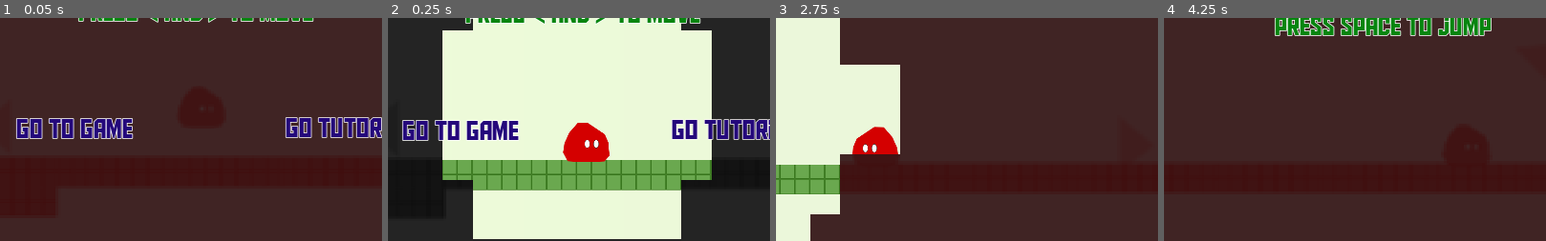
Above: before the commit, frames 1-4 (left to right).
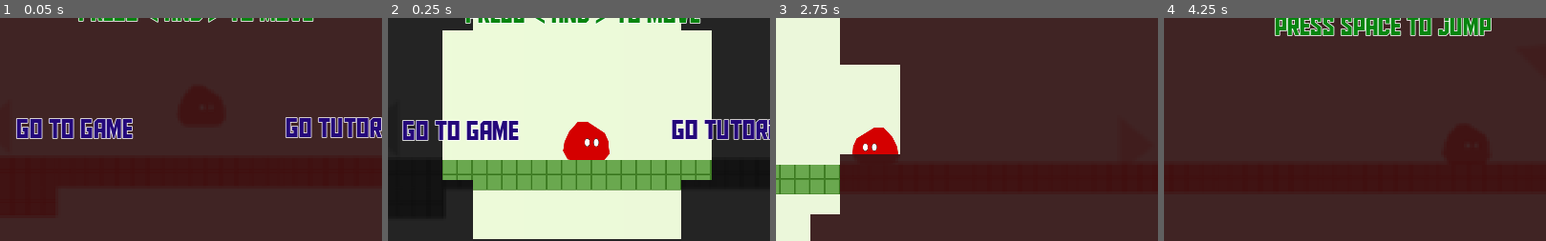
Above: after the commit, the same moments.

Repository: glitchcore/comfort
Game: Godot game, scene res://Scenes/BaseLevel.tscn
Same seed, same stepped clock (60 frames per second), same inputs: the game is played once before the commit and once after it.
Inputs:
- Up to frame 1 (0.05 s): no input
- Up to frame 2 (0.25 s): no input
- Up to frame 3 (2.75 s): tap Space (jump) at 0.5, 0.77, 1.25, 1.52, 2 s; hold Right (ui_right) 0.53-2.03 s; hold Left (ui_left) from 2.03 s (still down)
- Up to frame 4 (4.25 s): tap Space (jump) at 2.75, 3.02, 3.5, 3.77 s; release Left (ui_left) at 2.78 s; hold Right (ui_right) from 2.78 s (still down)
The pictures show only the part of the screen within x 24-74%, y 27-77%; the shares and areas given below are measured in that part.

The runs differ from the first frame. In frame 2, 0.3% of the frame differs, in the area x 45-58%, y 46-65%; in frame 3, 0.1%; in frame 4, less than 0.1%.

Commit message:
fix bugs

Diff:
--- a/Actors/Player.gd
+++ b/Actors/Player.gd
@@ -57,9 +57,9 @@
 	var prev_velocity = velocity
 
 	if velocity.x > 0:
-		$PlayerSprite.flip_h = false
+		$Sprite.flip_h = false
 	if velocity.x < 0:
-		$PlayerSprite.flip_h = true
+		$Sprite.flip_h = true
 
 	velocity = move_and_slide(
 		velocity,
--- a/Actors/Player.tscn
+++ b/Actors/Player.tscn
@@ -113,7 +113,7 @@
 collision_mask = 0
 script = ExtResource( 1 )
 
-[node name="PlayerSprite" type="Sprite" parent="."]
+[node name="Sprite" type="Sprite" parent="."]
 position = Vector2( 0.5, -24.44 )
 scale = Vector2( 0.447552, 0.442826 )
 texture = ExtResource( 6 )
